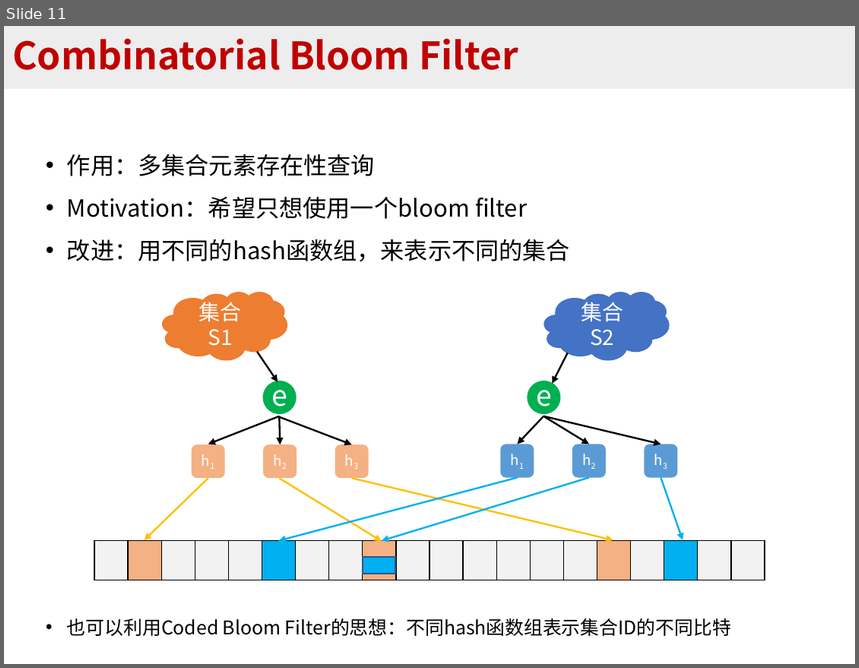
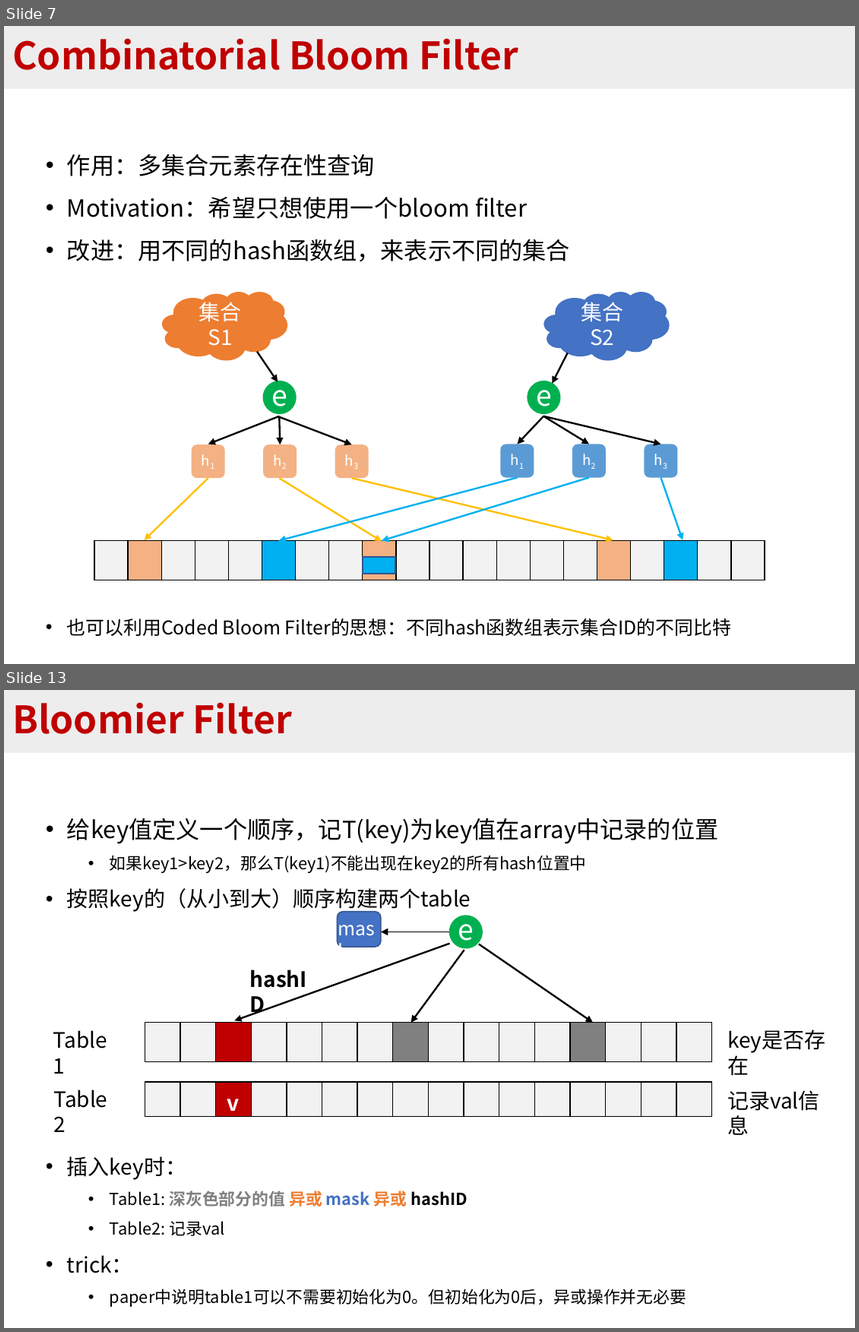
Before and after one commit to BlockLiu/Algorithms-for-Per-flow-Measurement, a slide deck: 常见sketch算法.pptx. Shown one above the other, each under a label of ours: slide 11 before the commit, slides 7 and 13 after it; the slides between them are not shown. The pictures are 859x668 and 859x1332 pixels, drawn with LibreOffice and Linux fonts; fonts in the diff are those of the drawing. Boxes give left, top, right and bottom in pixels: in the first picture for what was removed or moved away, otherwise in the second. Text is boxed around its words. In the diff, an @@ line names an element or a change of style, - is before the commit and + after.

```diff
--- a/常见sketch算法.pptx
+++ b/常见sketch算法.pptx
@@ slide 13 added at (4, 690, 855, 1328), background #FFFFFF @@
@@ title added at (4, 690, 855, 753), fill #EDEDED, 32 pt, text #C00000, bold @@
+Bloomier Filter
@@ text added at (67, 818, 718, 1307), 14 pt, text #000000 @@
+• 给key值定义一个顺序，记T(key)为key值在array中记录的位置
+  • 如果key1>key2，那么T(key1)不能出现在key2的所有hash位置中
+• 按照key的（从小到大）顺序构建两个table
+• 插入key时：
+  • Table1: 深灰色部分的值 异或 mask 异或 hashID
+  • Table2: 记录val
+• trick：
+  • paper中说明table1可以不需要初始化为0。但初始化为0后，异或操作并无必要
@@ text added at (330, 913, 389, 945), 16 pt, text #FFFFFF @@
+mask
@@ rounded rectangle added at (337, 911, 380, 946), fill #4472C4, outline #325491 1 pt @@
@@ ellipse added at (449, 916, 482, 948), fill #00B050 @@
@@ text added at (458, 911, 474, 948), 24 pt, text #FFFFFF @@
+e
@@ arrow added from (449, 932) to (381, 932), #000000 1 pt @@
@@ arrow added from (450, 944) to (235, 1021), #000000 1.5 pt @@
@@ text added at (241, 962, 325, 996), 18 pt, text #000000, bold @@
+hashID
@@ arrow added from (465, 951) to (411, 1023), #000000 1.5 pt @@
@@ arrow added from (479, 945) to (593, 1023), #000000 1.5 pt @@
@@ text added at (53, 1030, 107, 1074), 18 pt, text #000000 @@
+Table 1
@@ table added at (145, 1023, 716, 1058), 1 rows, 16 columns @@
+ |  |  |  |  |  |  |  |  |  |  |  |  |  |  | 
@@ text added at (719, 1023, 854, 1057), 18 pt, text #000000 @@
+key是否存在
@@ text added at (54, 1090, 108, 1132), 18 pt, text #000000 @@
+Table 2
@@ table added at (145, 1082, 716, 1120), 1 rows, 16 columns @@
+ |  | v |  |  |  |  |  |  |  |  |  |  |  |  | 
@@ text added at (728, 1091, 820, 1111), 18 pt, text #000000 @@
+记录val信息
@@ what was slide 11 is now slide 7 @@
```
Also in this commit, not shown: 4 slides changed, 12 other slides added, 1 slide removed, 16 other files.
